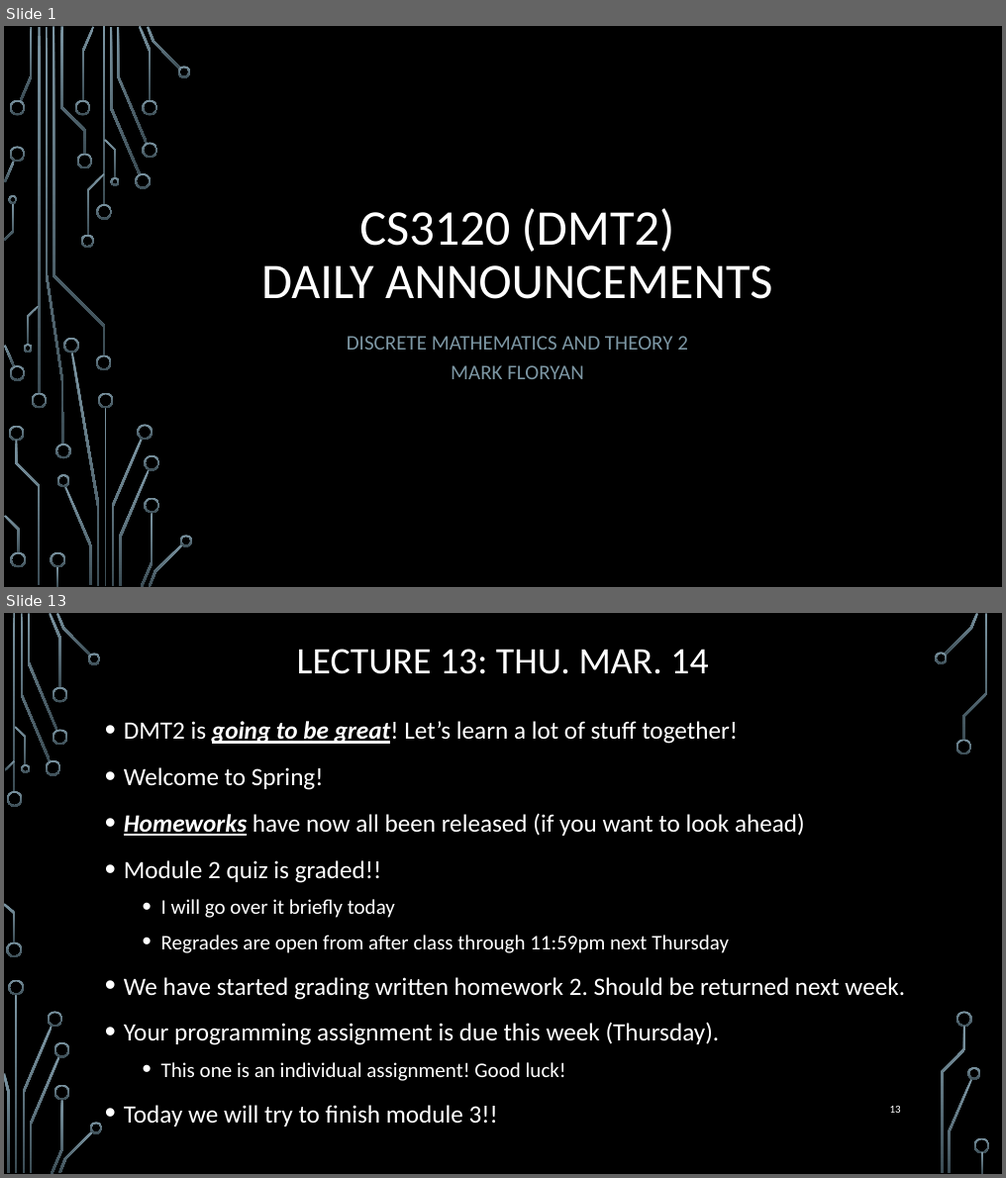
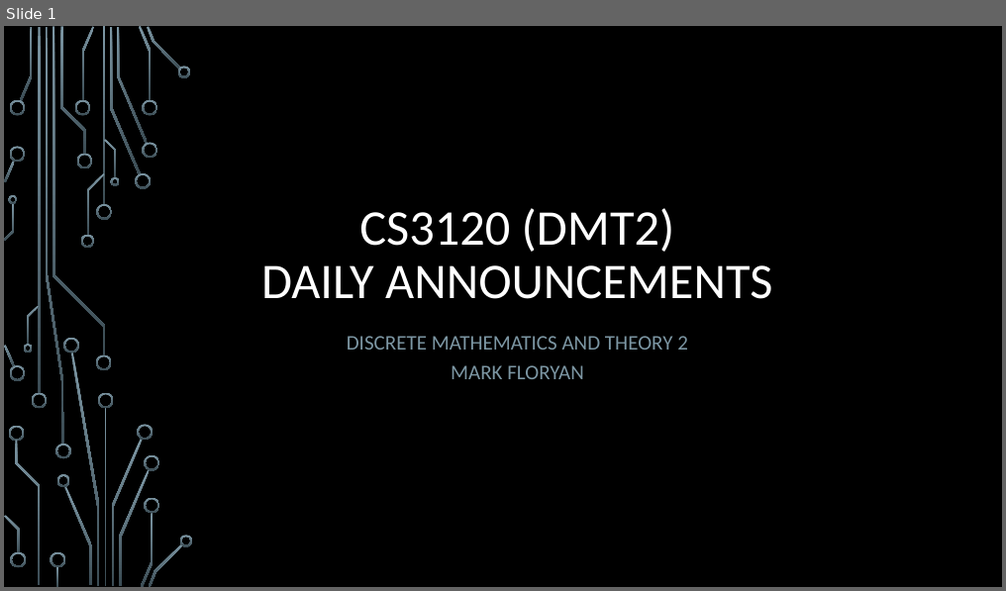
Before and after one commit to markfloryan/dmt2, a slide deck: slides/00-DailyAnnouncements.pptx. Shown one above the other, each under a label of ours: slides 1 and 13 before the commit, slide 1 after it; the slides between them are not shown. The pictures are 1006x1178 and 1006x591 pixels, drawn with LibreOffice and Linux fonts; fonts in the diff are those of the drawing; background and template pictures are left out. Boxes give left, top, right and bottom in pixels: in the first picture for what was removed or moved away, otherwise in the second. Text is boxed around its words. In the diff, an @@ line names an element or a change of style, - is before the commit and + after.

```diff
--- a/slides/00-DailyAnnouncements.pptx
+++ b/slides/00-DailyAnnouncements.pptx
@@ slide 13 removed at [4,613,1002,1174], background picture (left out) @@
@@ title removed at [297,649,708,674] @@
-LECTURE 13: THU. MAR. 14
@@ text removed at [124,721,905,1127] @@
-• DMT2 is going to be great! Let’s learn a lot of stuff together!
-• Welcome to Spring!
-• Homeworks have now all been released (if you want to look ahead)
-• Module 2 quiz is graded!!
-  • I will go over it briefly today
-  • Regrades are open from after class through 11:59pm next Thursday
-• We have started grading written homework 2. Should be returned next week.
-• Your programming assignment is due this week (Thursday).
-  • This one is an individual assignment! Good luck!
-• Today we will try to finish module 3!!
@@ page number removed at [890,1106,901,1113] @@
-13
@@ group removed at [4,613,990,1174]: 33 freeform shapes, 3 rectangles @@
```
Also in this commit, not shown: 1 slide changed, 20 other slides removed, 3 other files.
